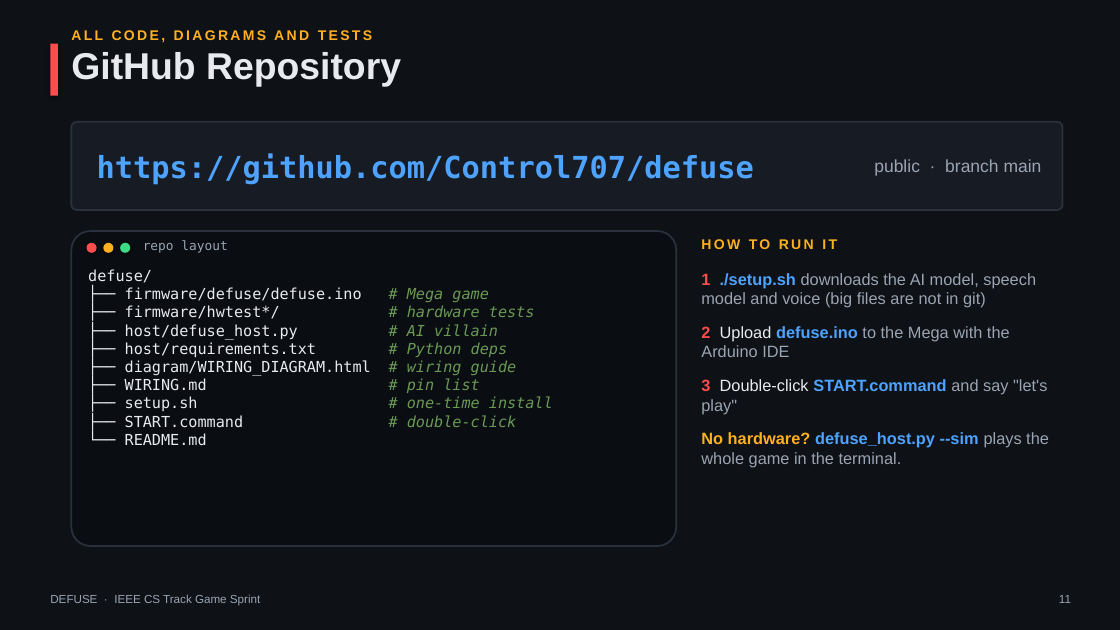
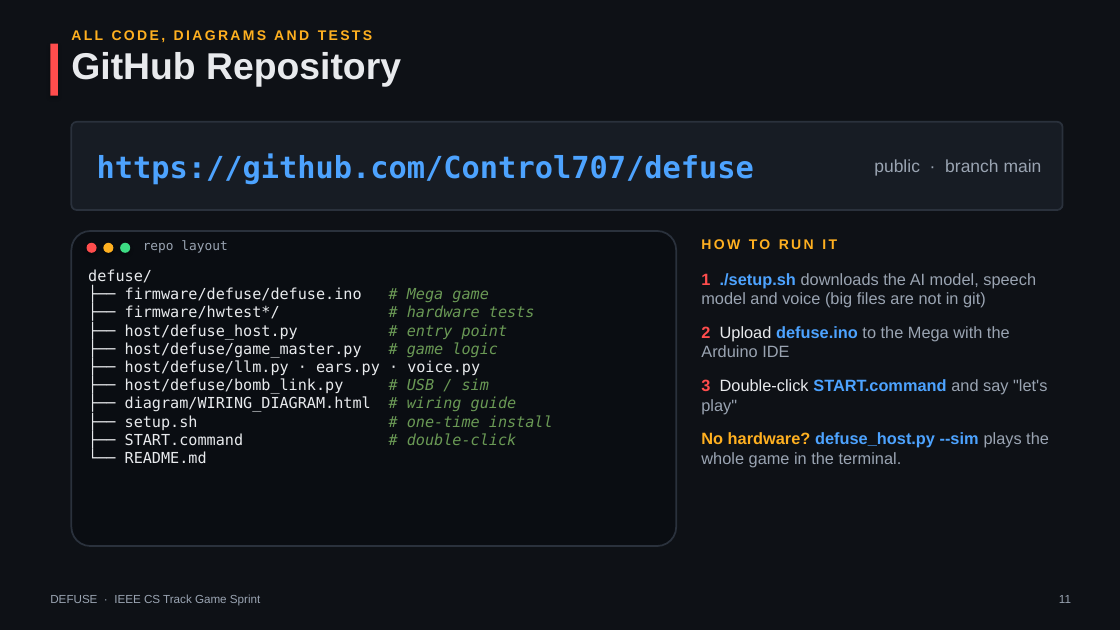
Before and after one commit to Control707/defuse, a slide deck: slide 11 of presentation/DEFUSE_presentation.pptx. Drawn at 1120x630 pixels with LibreOffice and Linux fonts; fonts in the diff are those of the drawing. Boxes give left, top, right and bottom in pixels: in the first picture for what was removed or moved away, otherwise in the second. Text is boxed around its words. In the diff, an @@ line names an element or a change of style, - is before the commit and + after.

Commit message:
Split AI host into modules (llm, ears, voice, bomb_link, game_master, content, config)

```diff
--- a/presentation/DEFUSE_presentation.pptx
+++ b/presentation/DEFUSE_presentation.pptx
@@ text at (x1=125, y1=324, x2=508, y2=394): text changed @@
-├── host/defuse_host.py # AI villain
-├── host/requirements.txt # Python deps
+├── host/defuse_host.py # entry point
+├── host/defuse/game_master.py # game logic
+├── host/defuse/llm.py · ears.py · voice.py
+├── host/defuse/bomb_link.py # USB / sim
@@ text at (x1=407, y1=378, x2=479, y2=393): paragraph removed @@
-├── WIRING.md # pin list
```
Also in this commit, not shown: 2 other slides changed, 14 other files.
